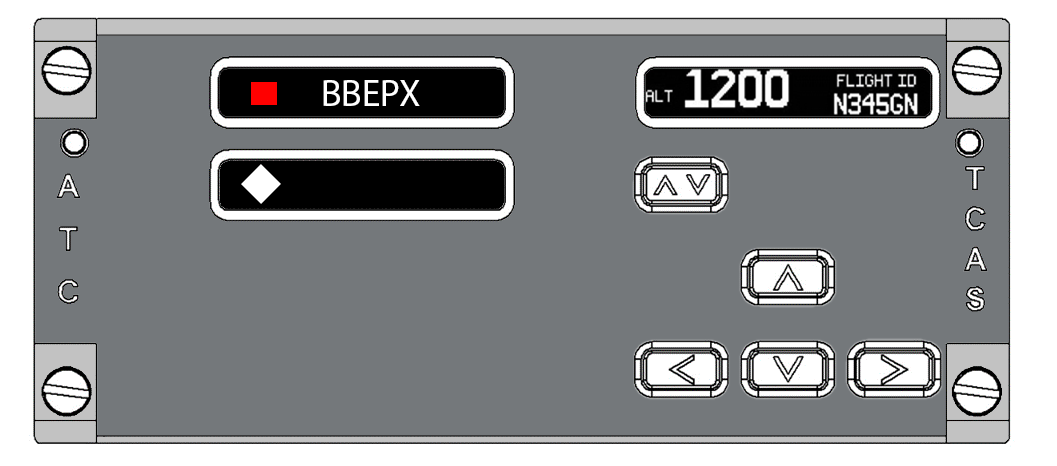
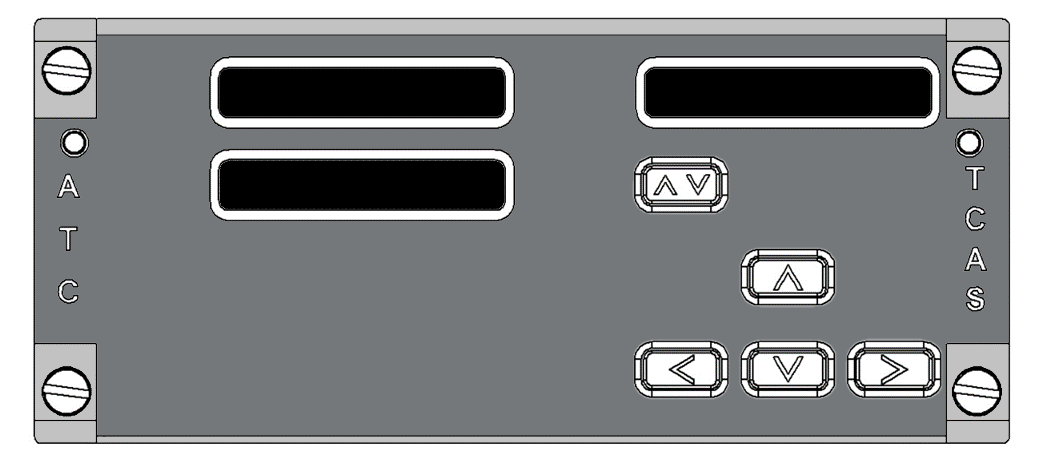
Layered file, before and after one edit (1057x466). Changes by layer:
hid "ВВЕРХ" over bbox(323, 80, 420, 106)
hid "Rectangle 5" over bbox(241, 164, 281, 204)
hid "Rectangle 4" over bbox(251, 82, 277, 105)
painted on "Layer 1" over bbox(645, 68, 931, 117)
hid "window_right" over bbox(645, 68, 931, 117)
